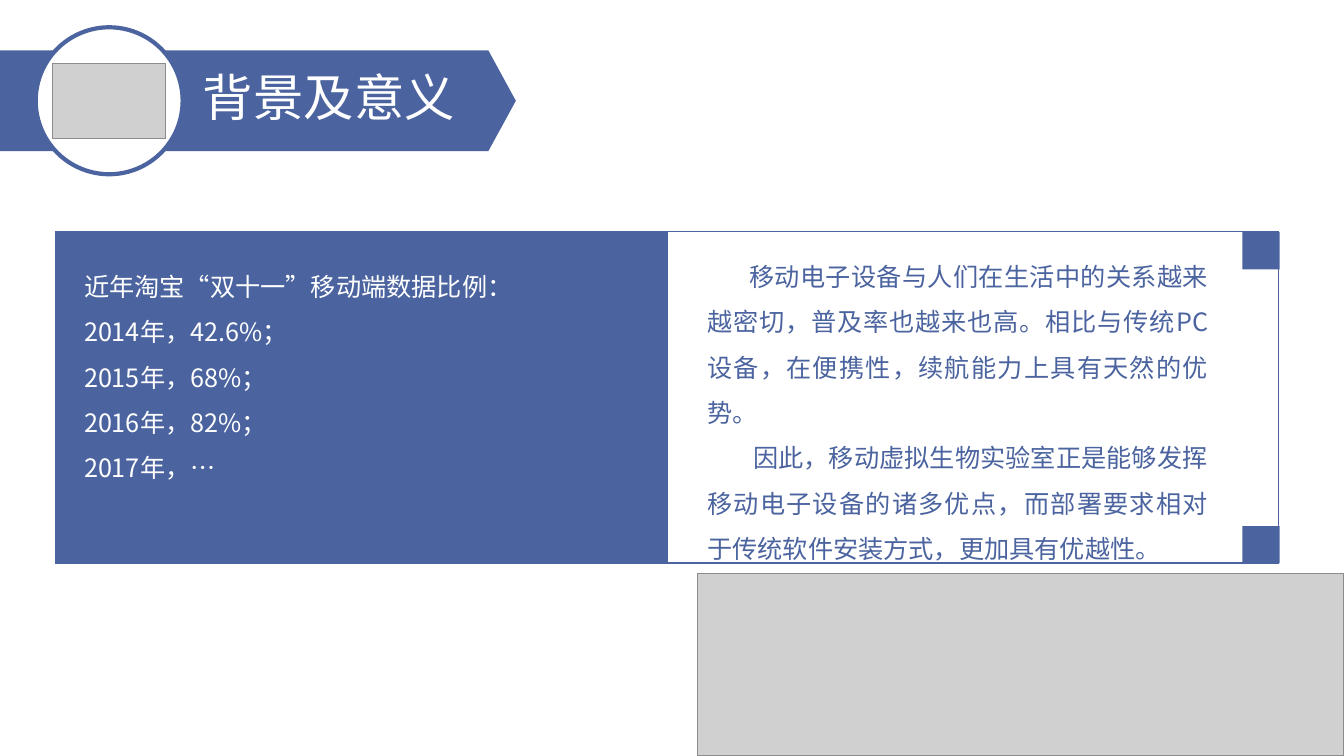
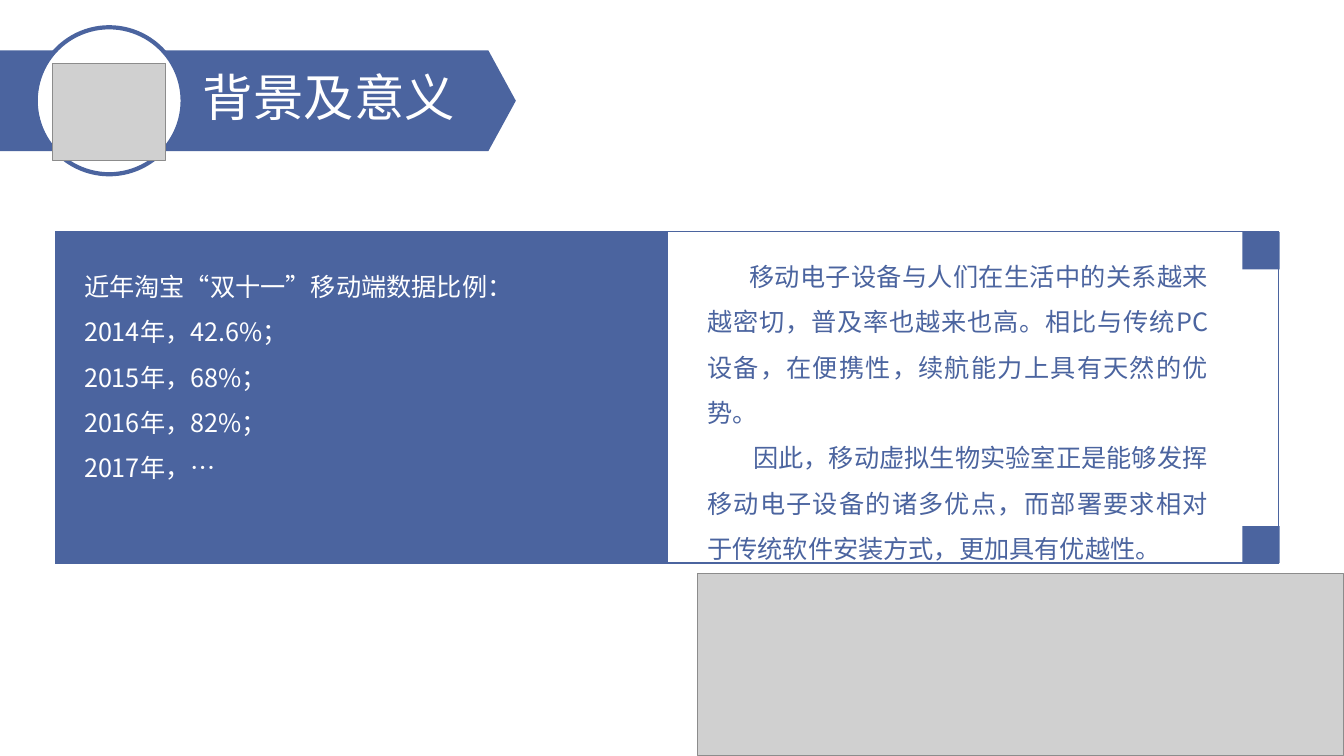
Before and after one commit to yifangts/graduationAPP, a slide deck: slide 3 of 郭桐汕 物理与光电工程学院.ppt. Drawn at 1344x756 pixels with LibreOffice and Linux fonts; fonts in the diff are those of the drawing; grey boxes stand for pictures. Boxes give left, top, right and bottom in pixels: in the first picture for what was removed or moved away, otherwise in the second. Text is boxed around its words. In the diff, an @@ line names an element or a change of style, - is before the commit and + after.

```diff
--- a/郭桐汕 物理与光电工程学院.ppt
+++ b/郭桐汕 物理与光电工程学院.ppt
@@ freeform shape at <box>0,50,516,151</box>: outline redrawn @@
@@ picture: place and size @@
-picture at <box>52,63,165,139</box>
+picture at <box>52,63,165,160</box>
```
Also in this commit, not shown: 4 other slides changed.
